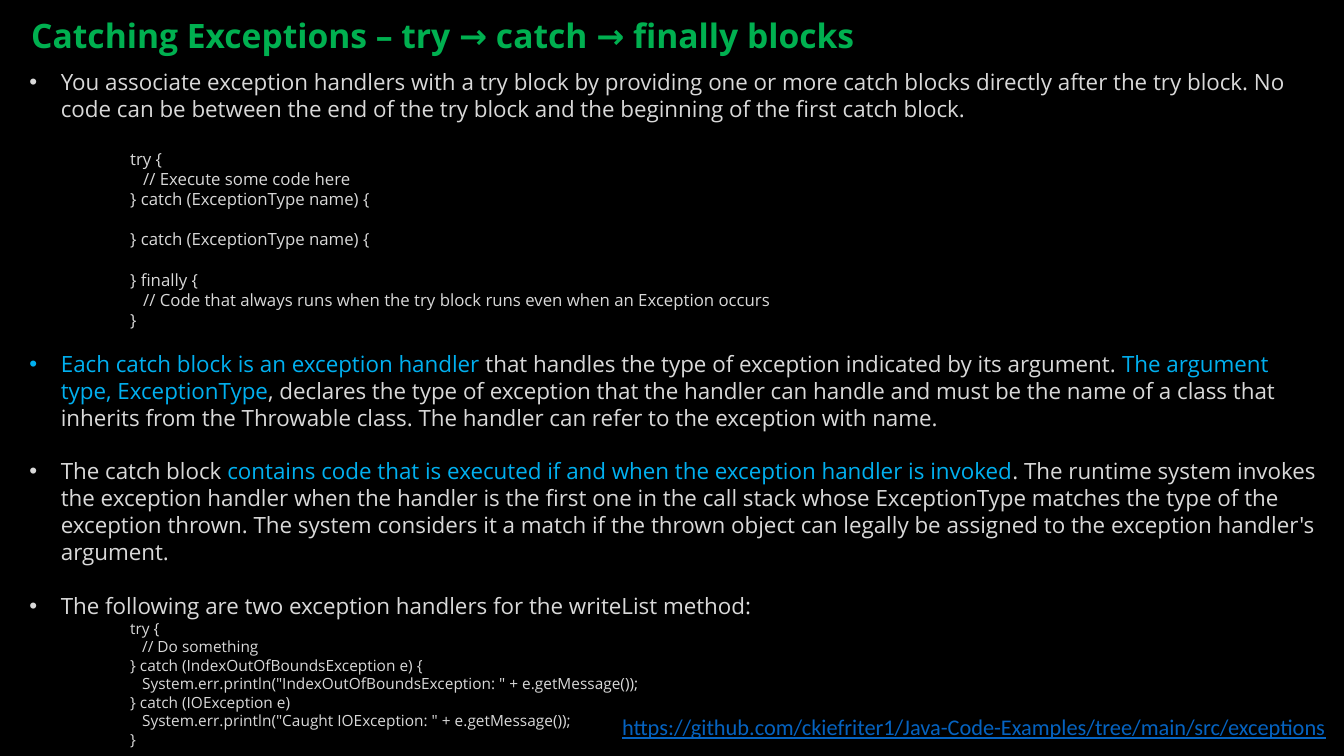
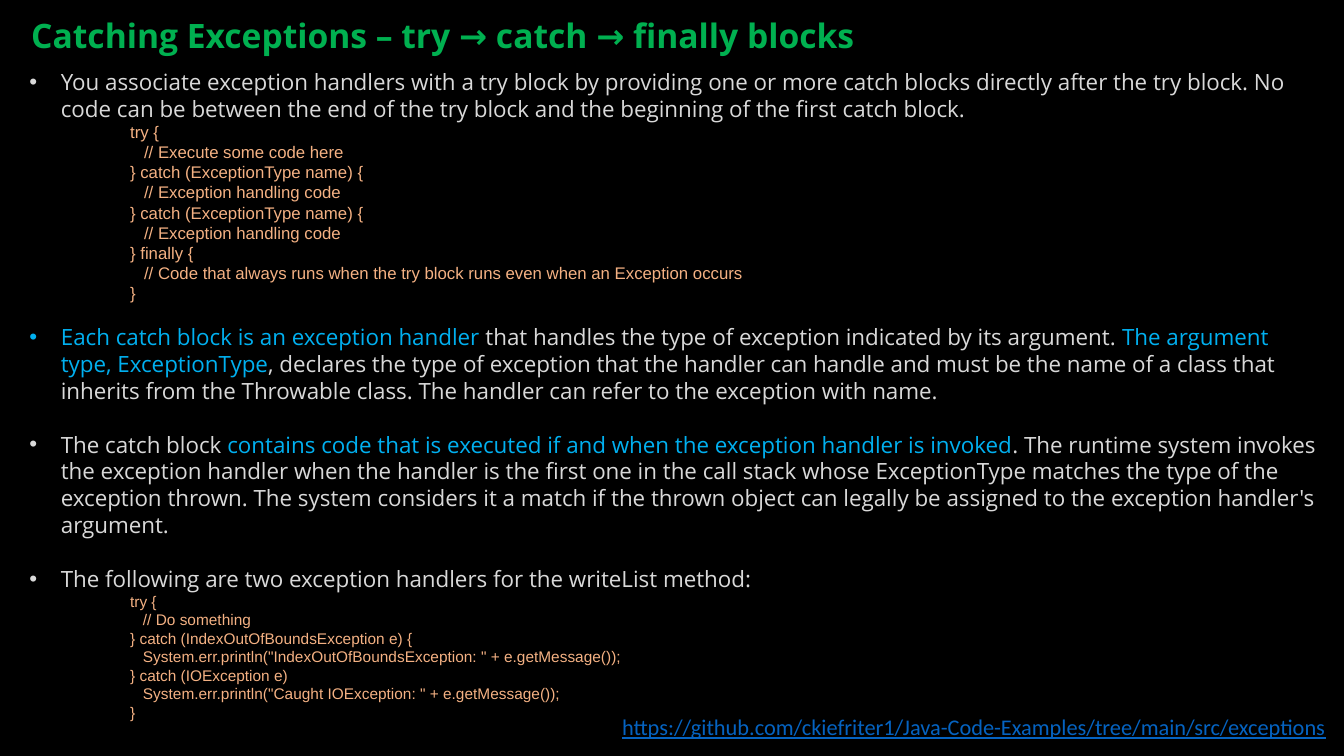
Before and after one commit to ckiefriter1/PT-BESD, a slide deck: slide 16 of Week5/BESD Week 5.pptx (slide 17 before the commit). Drawn at 1344x756 pixels with LibreOffice and Linux fonts; fonts in the diff are those of the drawing. Boxes give left, top, right and bottom in pixels: in the first picture for what was removed or moved away, otherwise in the second. Text is boxed around its words. In the diff, an @@ line names an element or a change of style, - is before the commit and + after.

```diff
--- a/Week5/BESD Week 5.pptx
+++ b/Week5/BESD Week 5.pptx
@@ text at (130,127,742,703): font Open Sans to Arial, text colour #D9D9D9 to #F4B183 in "try {", "// Execute some code here", "} catch (ExceptionType name) {", "} catch (ExceptionType name) {" and 10 more places @@
@@ text at (158,186,340,202): paragraph added @@
+// Exception handling code
@@ text at (158,227,340,243): paragraph added @@
+// Exception handling code
```
Also in this commit, not shown: 6 other slides changed, 2 slides removed, 2 other files.
